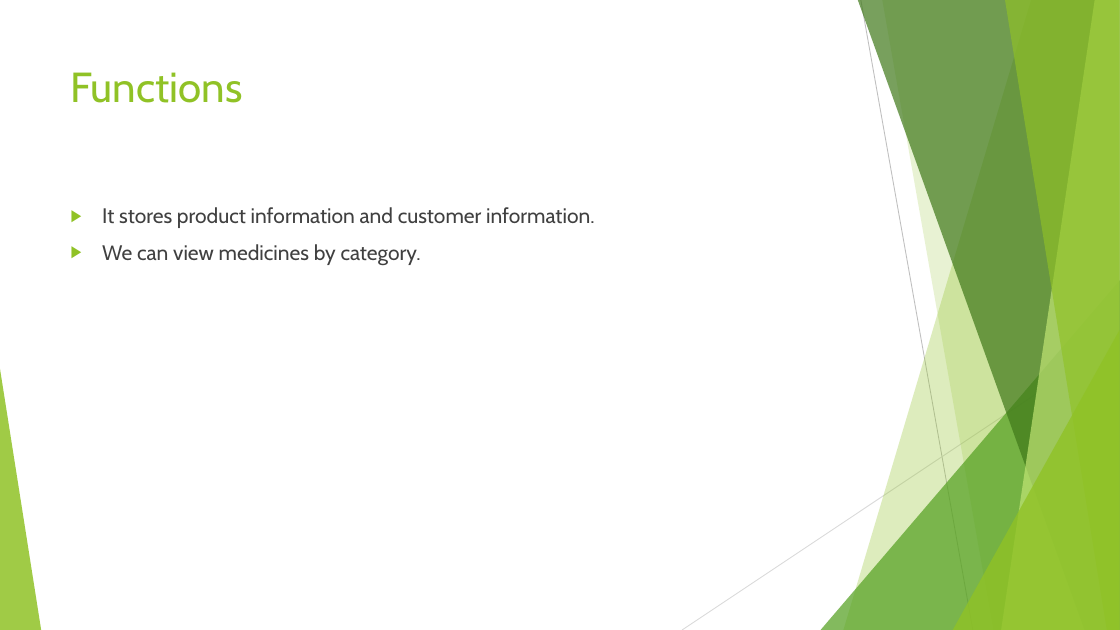
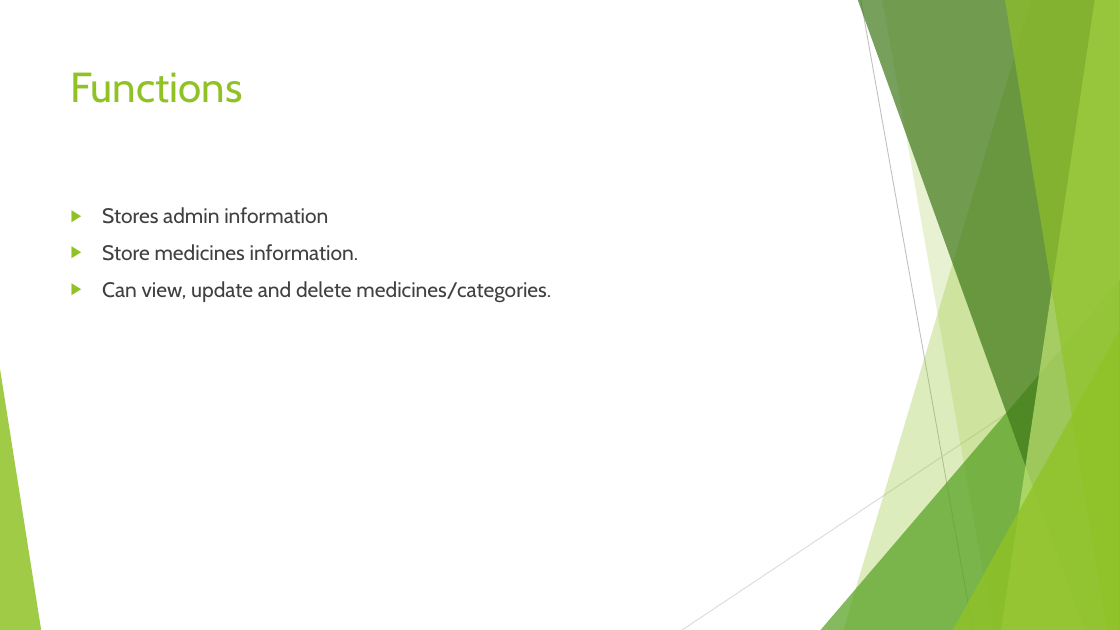
Before and after one commit to keshavgupta16-17/Pharmacy-Project-SRS-Document-and-ppt, a slide deck: slide 6 of OPMS.pptx. Drawn at 1120x630 pixels with LibreOffice and Linux fonts; fonts in the diff are those of the drawing. Boxes give left, top, right and bottom in pixels: in the first picture for what was removed or moved away, otherwise in the second. Text is boxed around its words. In the diff, an @@ line names an element or a change of style, - is before the commit and + after.

```diff
--- a/OPMS.pptx
+++ b/OPMS.pptx
@@ text at bbox=[102, 207, 551, 303]: text changed @@
-▶ It stores product information and customer information.
-▶ We can view medicines by category.
+▶ Stores admin information
+▶ Store medicines information.
+▶ Can view, update and delete medicines/categories.
```
Also in this commit, not shown: 1 other slide changed.
